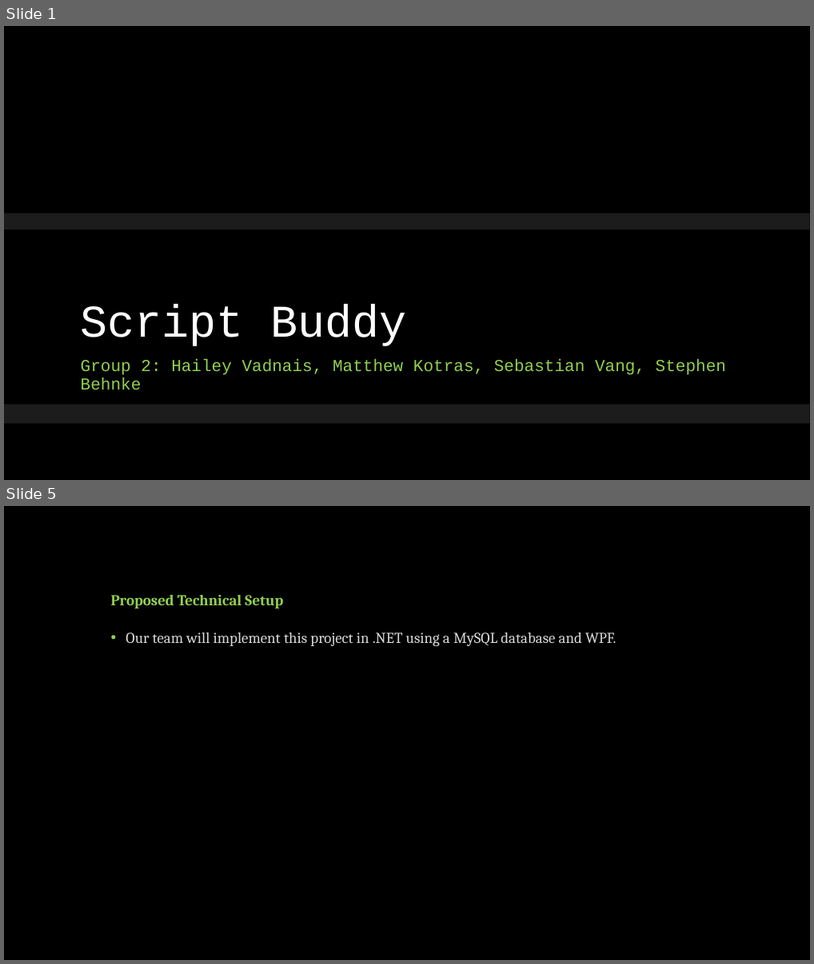
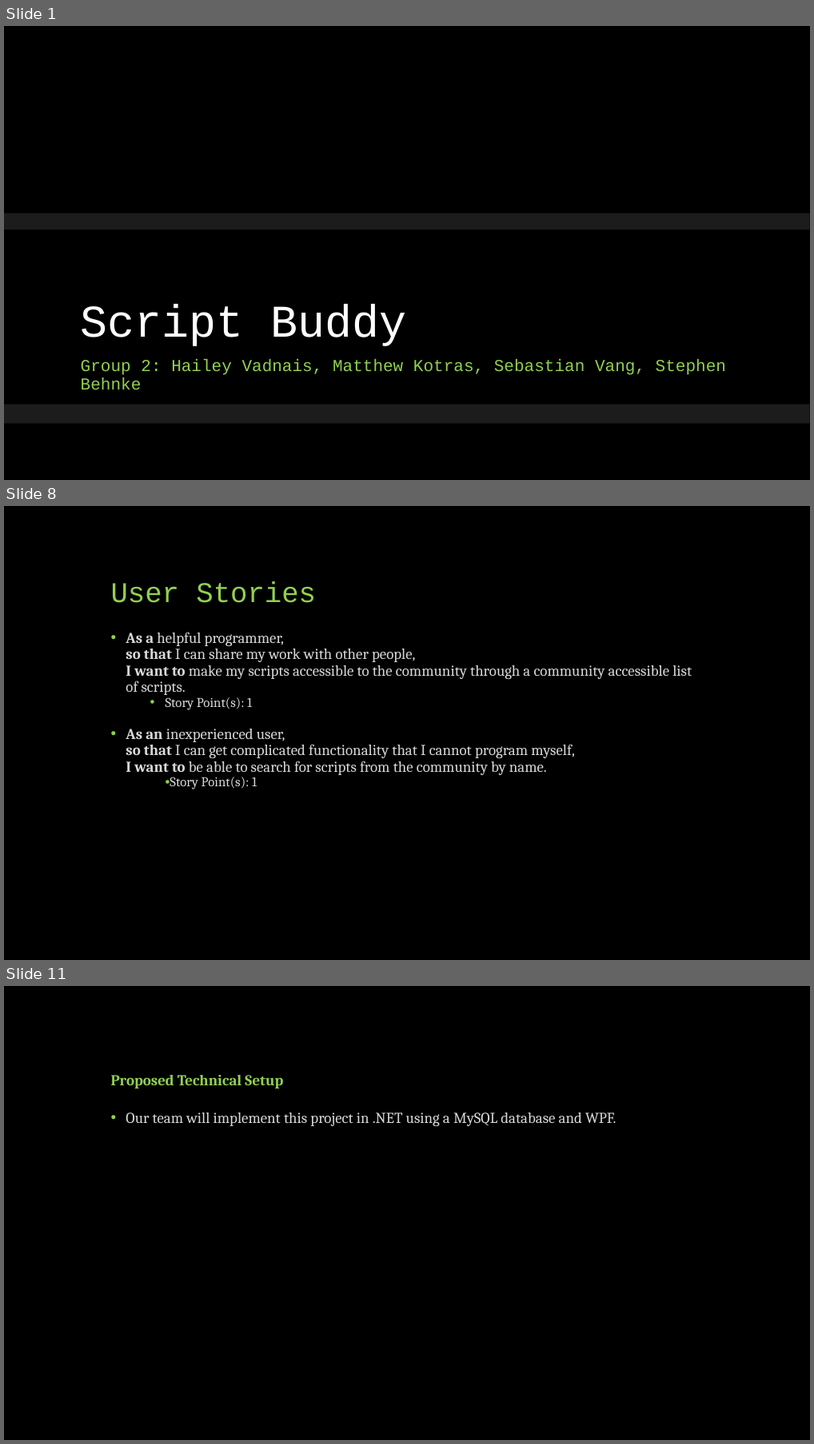
Before and after one commit to CS341-Group-2/sprint-1-presentation, a slide deck: Group 2 Introductory Presentation.pptx. Shown one above the other, each under a label of ours: slides 1 and 5 before the commit, slides 1, 8 and 11 after it; the slides between them are not shown. The pictures are 814x964 and 814x1444 pixels, drawn with LibreOffice and Linux fonts; fonts in the diff are those of the drawing; background and template pictures are left out. Boxes give left, top, right and bottom in pixels: in the first picture for what was removed or moved away, otherwise in the second. Text is boxed around its words. In the diff, an @@ line names an element or a change of style, - is before the commit and + after.

Commit message:
Added User Stories

```diff
--- a/Group 2 Introductory Presentation.pptx
+++ b/Group 2 Introductory Presentation.pptx
@@ slide 8 added at [4,506,810,960], background #000000 @@
@@ title added at [111,582,316,603], 34 pt, text #92D050 @@
+User Stories
@@ text added at [126,632,692,789], 18 pt, text #D9D9D9 @@
+• As a helpful programmer,
+  so that I can share my work with other people,
+  I want to make my scripts accessible to the community through a community accessible list of scripts.
+  • Story Point(s): 1
+• As an inexperienced user,
+  so that I can get complicated functionality that I cannot program myself,
+  I want to be able to search for scripts from the community by name.
+  • Story Point(s): 1
@@ what was slide 5 is now slide 11 @@
```
Also in this commit, not shown: 1 slide changed, 7 other slides added, 2 slides removed.
